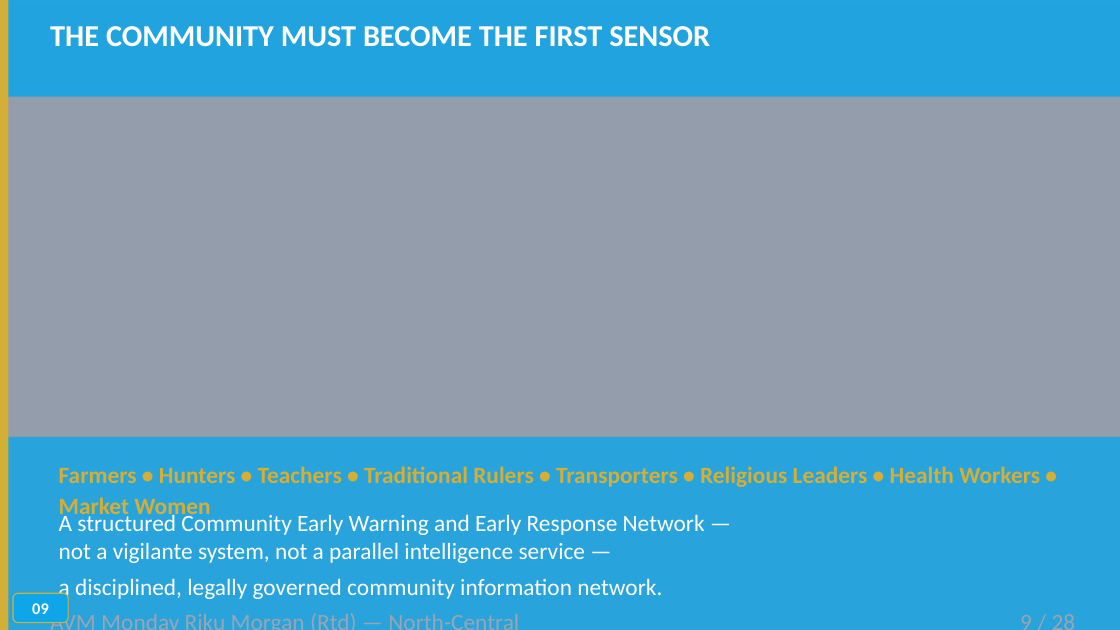
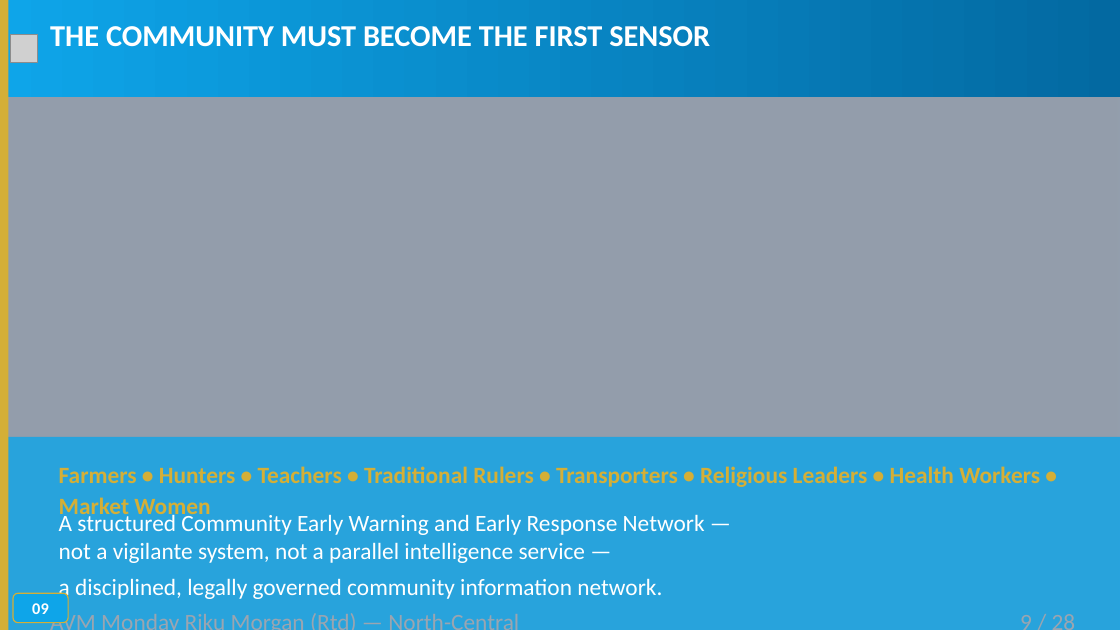
Before and after one commit to TOMDEGGS/BETONIQ-WEST-, a slide deck: slide 9 of avm_morgan_docs/AVM_MORGAN_SECURITY_KEYNOTE_30MIN_v3_WITH_REFERENCES.pptx. Drawn at 1120x630 pixels with LibreOffice and Linux fonts; fonts in the diff are those of the drawing; grey boxes stand for pictures; background and template pictures are left out. Boxes give left, top, right and bottom in pixels: in the first picture for what was removed or moved away, otherwise in the second. Text is boxed around its words. In the diff, an @@ line names an element or a change of style, - is before the commit and + after.

Commit message:
Sharpen deck visuals: upscale + unsharp-mask all embedded background images (77dpi -> 200dpi+), gradient headers, emblem icon per slide

```diff
--- a/avm_morgan_docs/AVM_MORGAN_SECURITY_KEYNOTE_30MIN_v3_WITH_REFERENCES.pptx
+++ b/avm_morgan_docs/AVM_MORGAN_SECURITY_KEYNOTE_30MIN_v3_WITH_REFERENCES.pptx
@@ rectangle at [0,0,1120,97]: fill #0EA5E9 at 85% opacity to gradient #0EA5E9 to #0369A1 @@
@@ picture added at [10,34,38,62] @@
```
Also in this commit, not shown: 25 other slides changed.
